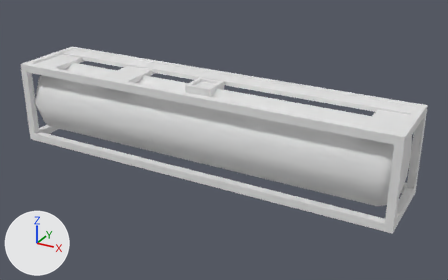
The FBX model Assets/Meshes/SM_C_Citerne_40_pieds_LP.fbx: old version first, new version second.
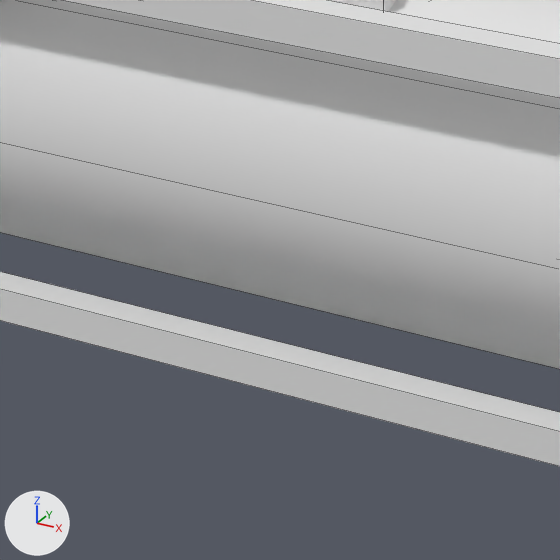
Old and new are each drawn whole from a 50 mm lens placed at (8.8, -14.85, 8.35), pointed at (0.58, 0.1, 0.87) and again close up on the part from 28% to 55% of the width and 34% to 77% of the height. Lighting does not change. The marker at lower left points along +X, +Y and +Z. The close-ups show mesh edges as thin lines. Where no turn or scale is listed for an object, it has been applied to the vertices.
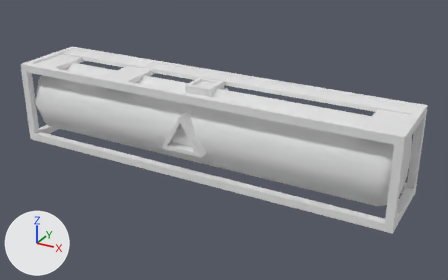
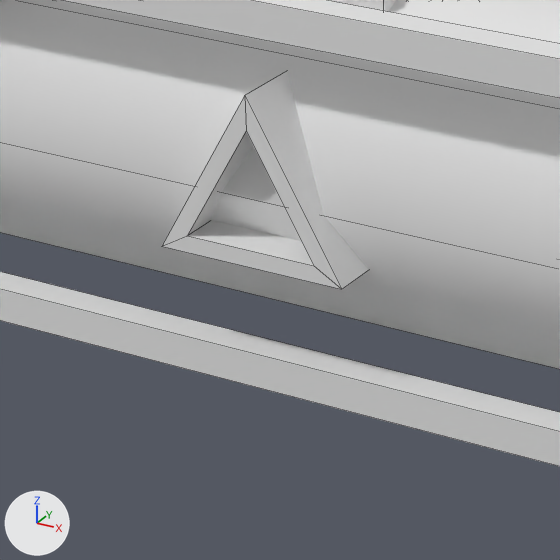
Scene script edits in JSON lines:
```json
{"block": "me_cylinder", "where": "# used by ob_cylinder; location = (0.0, 0.0, 0.0)"}
{"op": "remove", "block": "me_cylinder", "code": "me_cylinder.from_pydata(...)  # 160 vertices, 141 faces; spans x -6.1..6.1, y -1.21..1.21, z 0.0..2.61"}
{"op": "add", "block": "me_cylinder", "code": "me_cylinder.from_pydata(...)  # 184 vertices, 159 faces; spans x -6.1..6.1, y -1.37..1.37, z 0.0..2.61"}
{"block": "me_cylinder", "change": "me_cylinder part 1"}
{"block": "me_cylinder", "change": "12 vertices are added at x -0.66..0.66, y -1.37..0.61, z 0.92..2.06"}
{"block": "me_cylinder", "change": "12 new vertices lie (0.0, 0.76, 0.0) away from vertices in x -0.66..0.66, y -1.37..0.61, z 0.92..2.06"}
{"block": "me_cylinder", "change": "18 new faces join them"}
```

Boxes (x1, y1, x2, y2) around the edits, measured in the close-ups (560 x 560 px):
```json
{"part": 1, "of": "me_cylinder", "change": "added", "after": [162, 71, 368, 289]}
```
